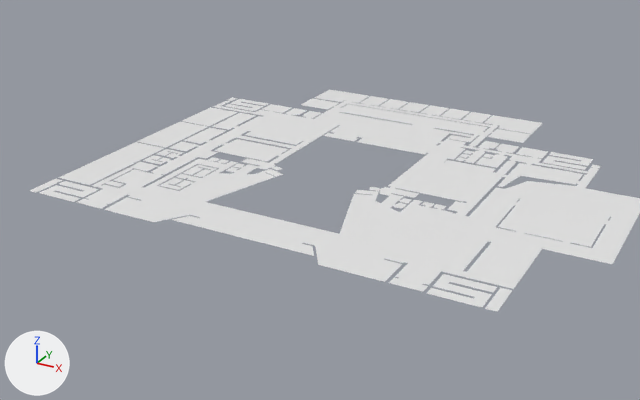
Renders of the Blender file Visual_charts/Examples/Vectorized_plans/vectorized_applied.blend from each side of a commit.
One viewpoint serves both versions: a 50 mm camera at (2.32, -4.56, 1.99) aimed at (-0.07, -0.2, -0.19). The lights are fixed; the arrows at lower left show +X, +Y and +Z.
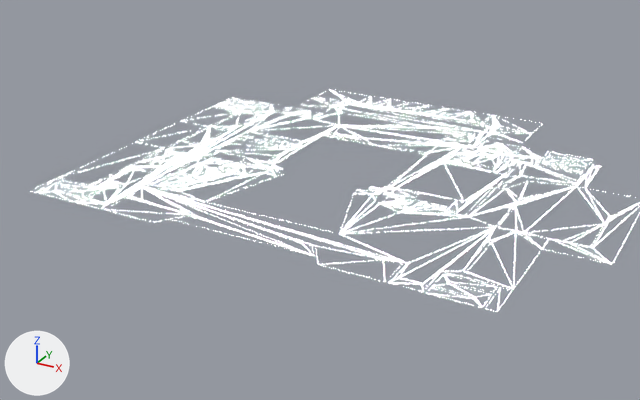
Where the newer file only moved an object's origin or applied its transform, the numbers keep the older frame.

The change, as a diff of the scene's bpy script:
```diff
--- a/Visual_charts/Examples/Vectorized_plans/vectorized_applied.blend.py
+++ b/Visual_charts/Examples/Vectorized_plans/vectorized_applied.blend.py
@@ mat_edge_emphasis @@
+mat_edge_emphasis = bpy.data.materials.new('Edge_emphasis')
+# nodes: BsdfTransparent, Emission, MixShader, OutputMaterial, Wireframe
+# colours: white #ffffff
@@ me_plane @@
 me_plane.from_pydata(...)  # 4 vertices, 1 face; spans x -1.377..-1.135, y -1.042..-0.339, z 0.0
+me_plane.materials.append(mat_edge_emphasis)
@@ me_plane_003 @@
 me_plane_003.from_pydata(...)  # 4 vertices, 1 face; spans x -1.378..-1.136, y -0.329..0.143, z 0.0
+me_plane_003.materials.append(mat_edge_emphasis)
@@ me_plane_004 @@
 me_plane_004.from_pydata(...)  # 4 vertices, 1 face; spans x -1.376..-1.137, y 0.151..0.507, z 0.0
+me_plane_004.materials.append(mat_edge_emphasis)
@@ me_plane_007 @@
 me_plane_007.from_pydata(...)  # 742 vertices, 16 faces; spans x -1.37..1.73, y -1.26..1.33, z 0.0
 # used by ob_plane_007; location = (0.0, 0.0, 0.0)
+# me_plane_007 part 1: 16 faces spanning x -1.37..1.73, y -1.26..1.33, z 0.0 switch from no material to mat_edge_emphasis
```

Boxes (x1, y1, x2, y2) around the edits, measured in the pictures (640 x 400 px):
'Plane.002', recoloured
    both: (59, 142, 164, 185)
'Plane.003', recoloured
    both: (136, 121, 207, 148)
'Plane.004', recoloured
    both: (182, 107, 238, 126)
part 1 of me_plane_007, recoloured
    both: (77, 89, 640, 292)
'Plane.016', unchanged, covered by the edit
    before: (427, 274, 497, 307)
    after: (427, 274, 495, 307)
